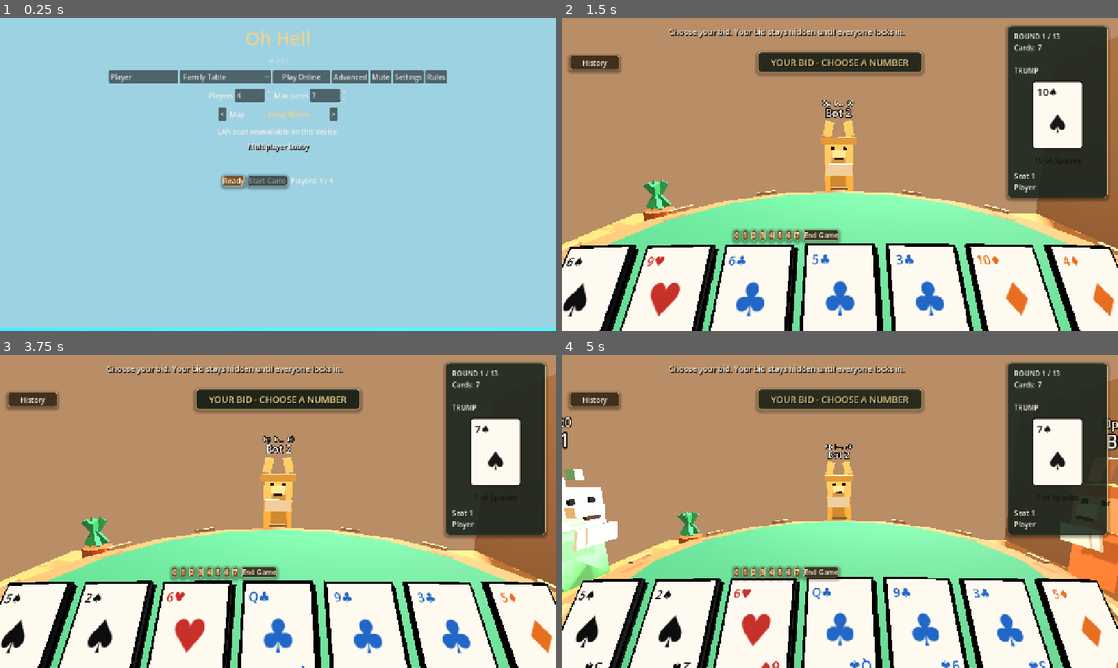
Above: before the commit, frames 1-4 (two rows, left to right).
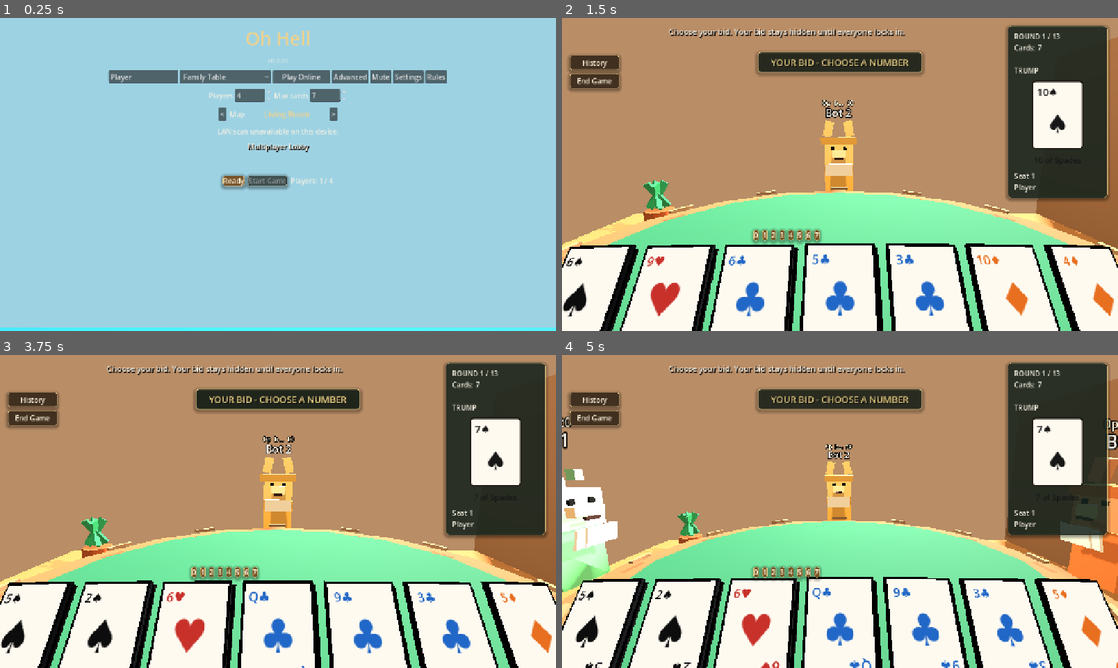
Above: after the commit, the same moments.

Repository: JordanOakFox/oh-hell-godot
Game: Godot game, scene res://scenes/main.tscn
The game is run twice, just before and just after one commit, with the same random seed, the same clock (stepped at 60 frames per second) and the same inputs.
Inputs (mouse positions are in pixels of both pictures, inside the frame that each line leads up to):
- Up to frame 1 (0.25 s): no input
- Up to frame 2 (1.5 s): click "Ready" at 0.5 s; click "Start Game" at 1.25 s
- Up to frame 3 (3.75 s): click "End Game" at 2 s; click "Ready" at 2.75 s; click "Start Game" at 3.5 s
- Up to frame 4 (5 s): tap Enter at 4.25 s; move the mouse to (962, 495) at 4.27 s; hold D from 4.28 s (still down); tap M at 4.35 s; click (962, 495) at 4.42 s

The runs differ from the first frame. In frame 1, less than 0.1% of the frame differs, in the area x 51-52%, y 13-14%; in frame 2, 1.3%, in the area x 1-51%, y 17-73%; in frame 3, 1.2%; in frame 4, 1.2%.

Commit message:
Polish lobby movement and game HUD

Diff:
--- a/scripts/main.gd
+++ b/scripts/main.gd
@@ -1,7 +1,7 @@
 extends Control
 
 const STARTING_NAMES := ["Player 1", "Player 2", "Player 3", "Player 4"]
-const GAME_VERSION := "0.2.19"
+const GAME_VERSION := "0.2.20"
 const ANIMAL_IDS := ["bunny", "lizard", "lion", "tiger", "bear", "fox", "dog", "cat"]
 const BOT_PERSONALITY_IDS := ["casual", "smart", "ruthless"]
 const BOT_PERSONALITY_NAMES := {
@@ -107,6 +107,7 @@
 var bot_personality_picker: OptionButton
 var rules_panel: PanelContainer
 var history_button: Button
+var end_game_button: Button
 var turn_banner_panel: PanelContainer
 var turn_banner_label: Label
 var round_history_panel: PanelContainer
@@ -456,6 +457,18 @@
 	_style_command_button(history_button)
 	history_button.pressed.connect(_toggle_round_history)
 	add_child(history_button)
+
+	end_game_button = Button.new()
+	end_game_button.set_anchors_preset(Control.PRESET_TOP_LEFT)
+	end_game_button.offset_left = 18
+	end_game_button.offset_top = 128
+	end_game_button.offset_right = 132
+	end_game_button.offset_bottom = 162
+	end_game_button.text = "End Game"
+	end_game_button.visible = false
+	_style_command_button(end_game_button)
+	end_game_button.pressed.connect(_request_end_game)
+	add_child(end_game_button)
 
 	turn_banner_panel = PanelContainer.new()
 	turn_banner_panel.anchor_left = 0.5
@@ -1207,6 +1220,8 @@
 	if history_button:
 		history_button.visible = overlay_phase
 		history_button.text = "Hide History" if round_history_visible else "History"
+	if end_game_button:
+		end_game_button.visible = _can_request_end_game()
 	_sync_scoreboard_visibility()
 	_sync_round_history_visibility()
 	_sync_turn_banner()
@@ -1492,13 +1507,6 @@
 		waiting.add_theme_color_override("font_color", Color("#f7f1e3"))
 		action_box.add_child(waiting)
 
-	if _can_request_end_game():
-		var end_button := Button.new()
-		end_button.text = "End Game"
-		_style_command_button(end_button)
-		end_button.pressed.connect(_request_end_game)
-		action_box.add_child(end_button)
-
 func _render_hand() -> void:
 	var hand_signature := _hand_signature(local_hand)
 
@@ -1525,7 +1533,7 @@
 		table_view_3d.set_hovered_hand_index(index)
 
 func _mouse_over_command_ui(position: Vector2) -> bool:
-	for control in [action_box, history_button, player_hud_panel, round_history_panel, n …(228 unchanged characters)…
+	for control in [action_box, history_button, end_game_button, player_hud_panel, round_history_panel, n …(228 unchanged characters)…
 		if control and control.visible:
 			var rect := Rect2(control.global_position, control.size)
 			if rect.has_point(position):
@@ -1715,7 +1723,10 @@
 	if phase == "playing":
 		var active := int(view_state.get("active_player", -1))
 		if active == my_seat:
-			var led := str(view_state.get("led_suit", ""))
+			var led_value = view_state.get("led_suit", null)
+			if led_value == null:
+				return "Your turn. Lead the trick with any legal card."
+			var led := str(led_value)
 			if led.is_empty():
 				return "Your turn. Lead the trick with any legal card."
 			return "Your turn. Follow %s if you can." % GameRules.SUIT_NAMES.get(led, led)
--- a/scripts/table_view_3d.gd
+++ b/scripts/table_view_3d.gd
@@ -850,7 +850,7 @@
 				var ready: Array = table_state.get("ready", [])
 				lobby_status.text = "ready" if seat < ready.size() and bool(ready[seat]) else "not ready"
 				lobby_status.modulate = Color("#93df9d") if seat < ready.size() and bool(ready[seat]) else Color("#fff6d8")
-			avatar.visible = seat >= connected.size() or bool(connected[seat])
+			avatar.visible = seat != my_seat and (seat >= connected.size() or bool(connected[seat]))
 			seat_moods[seat] = "neutral"
 			continue
 		var score_label := avatar.get_node_or_null("Score") as Label3D
@@ -1108,7 +1108,7 @@
 	input = input.normalized()
 	var yaw_radians := deg_to_rad(lobby_walk_yaw)
 	var forward := Vector3(-sin(yaw_radians), 0, -cos(yaw_radians)).normalized()
-	var right := Vector3(forward.z, 0, -forward.x).normalized()
+	var right := Vector3(-forward.z, 0, forward.x).normalized()
 	var movement := (forward * -input.z + right * input.x).normalized()
 	lobby_walk_position += movement * delta * 2.15
 	lobby_avatar_yaw = rad_to_deg(atan2(-movement.x, -movement.z))
--- a/website/version.json
+++ b/website/version.json
@@ -1,7 +1,7 @@
 {
-  "version": "v0.2.19",
-  "windowsBuild": "OhHell-Windows-v0.2.19.zip",
-  "macosBuild": "OhHell-macOS-v0.2.19.zip",
+  "version": "v0.2.20",
+  "windowsBuild": "OhHell-Windows-v0.2.20.zip",
+  "macosBuild": "OhHell-macOS-v0.2.20.zip",
   "serverAddress": "147.224.130.79",
   "lastUpdated": "June 18, 2026"
 }
Not shown, changed: export_presets.cfg
Not shown, changed: website/index.html
